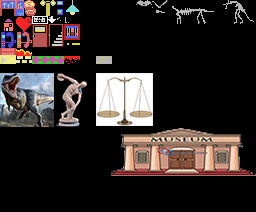
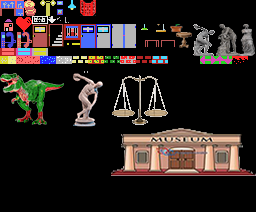
Layers edited between the first and the second w=256, h=212 image:
added layer "Capa 43" above "Capa 46" over [200, 56, 248, 64]
added layer "Capa 46" above "Capa 45" over [68, 0, 96, 16]
renamed "Capa 47" to "Capa 45", painted on it over [0, 56, 168, 127]
renamed "Capa 46" to "Capa 44", painted on it over [0, 0, 256, 176]
renamed "Capa 48" to "Capa 42", moved it above "Capa 12", painted on it over [0, 0, 256, 176]
removed layer "Capa 49" over [96, 73, 153, 126]
